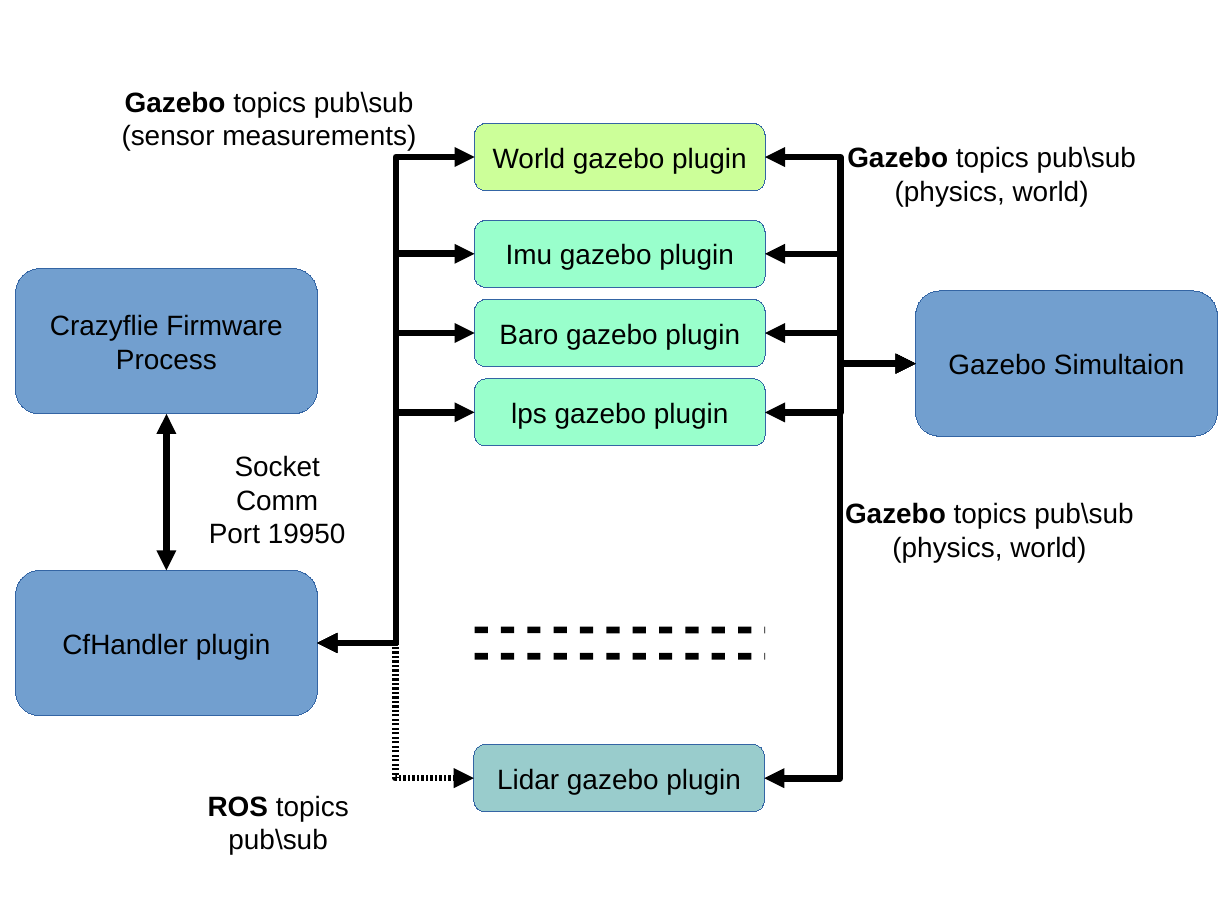
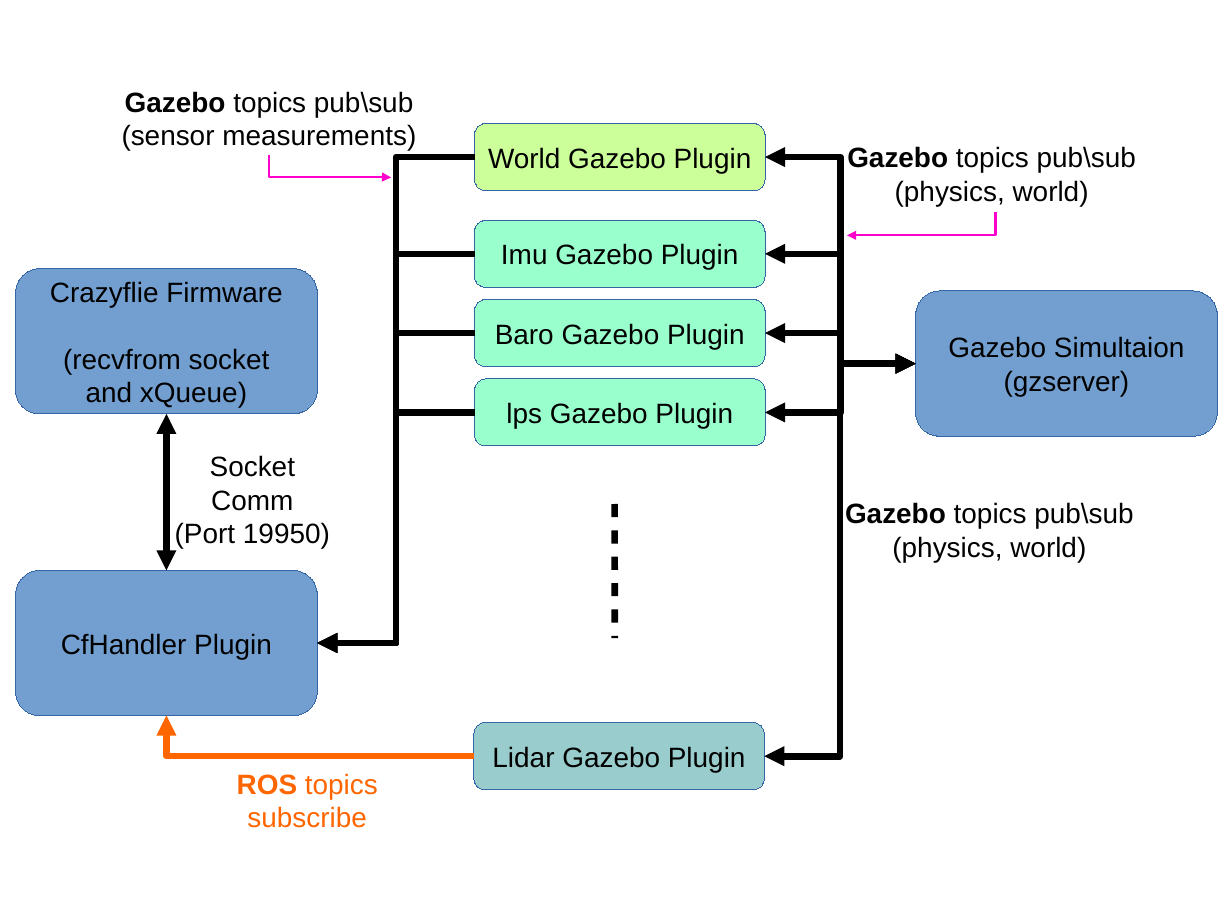
Before and after one commit to roees-rnd/cf_sim, a slide deck: slide 1 of pics/sim_cf_mr18_integration.odp. Drawn at 1232x924 pixels with LibreOffice and Linux fonts; fonts in the diff are those of the drawing. Boxes give left, top, right and bottom in pixels: in the first picture for what was removed or moved away, otherwise in the second. Text is boxed around its words. In the diff, an @@ line names an element or a change of style, - is before the commit and + after.

```diff
--- a/pics/sim_cf_mr18_integration.odp
+++ b/pics/sim_cf_mr18_integration.odp
@@ text in rounded rectangle at (488,147,752,173): text changed @@
-World gazebo plugin
+World Gazebo Plugin
@@ elbow arrow added from (269, 154) to (391, 178), #FF00CC 1.45 pt @@
@@ elbow double arrow (475, 158) - (318, 643): elbow double arrow to elbow arrow @@
@@ elbow arrow added from (996, 212) to (847, 236), #FF00CC 1.45 pt @@
@@ elbow double arrow (475, 254) - (318, 643): elbow double arrow to elbow arrow @@
@@ text in rounded rectangle at (501,243,739,270): text changed @@
-Imu gazebo plugin
+Imu Gazebo Plugin
@@ text in rounded rectangle at (495,323,745,349): text changed @@
-Baro gazebo plugin
+Baro Gazebo Plugin
@@ text in rounded rectangle at (63,348,270,407): text changed @@
-Process
+(recvfrom socket
+and xQueue)
@@ elbow double arrow (475, 333) - (318, 643): elbow double arrow to elbow arrow @@
@@ elbow double arrow moved from (916, 363) - (765, 778) to (916, 363) - (765, 757) @@
@@ text in rounded rectangle at (1004,370,1130,396): paragraph added @@
+(gzserver)
@@ 3 elbow arrows: place and size @@
-3 elbow arrows at (318,254,475,643)
+3 elbow arrows at (318,254,475,643)
@@ elbow double arrow (475, 413) - (318, 643): elbow double arrow to elbow arrow @@
@@ text in rounded rectangle at (506,402,733,428): text changed @@
-lps gazebo plugin
+lps Gazebo Plugin
@@ text "Socket Comm": place and size @@
-text "Socket Comm" at (209,455,346,544)
+text "Socket Comm" at (175,455,330,548)
@@ line moved from (475, 631) - (766, 631) to (615, 504) - (615, 638) @@
@@ text at (175,522,330,548): text changed @@
-Port 19950
+(Port 19950)
@@ text in rounded rectangle at (61,633,272,659): text changed @@
-CfHandler plugin
+CfHandler Plugin
@@ elbow double arrow removed from (474, 778) to (318, 643) @@
@@ line removed from (475, 656) to (766, 656) @@
@@ elbow arrow added from (474, 756) to (167, 715), #FF6600 4.31 pt @@
@@ rounded rectangle "Lidar Gazebo Plugin": place and size @@
-rounded rectangle "Lidar Gazebo Plugin" at (474,745,765,812)
+rounded rectangle "Lidar Gazebo Plugin" at (474,722,765,789)
@@ text in rounded rectangle at (492,746,746,772): text changed @@
-Lidar gazebo plugin
+Lidar Gazebo Plugin
@@ text at (237,773,378,828): text changed; text colour #000000 to #FF6600 @@
-ROS topics pub\sub
+ROS topics subscribe
```
Also in this commit, not shown: 1 other file.
